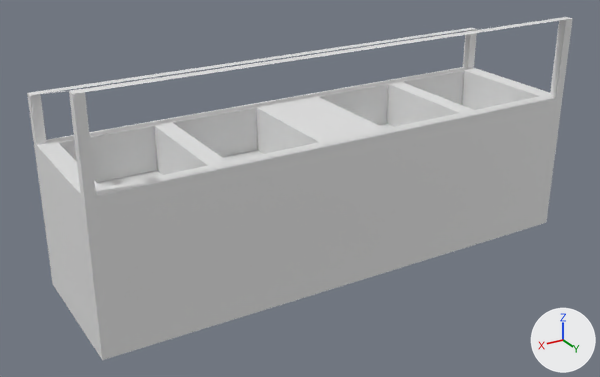
Two versions of the FBX model Assets/Old Assets/Models/CafeteriaServiceStation.fbx, one commit apart.
The view is the same before and after, from a 50 mm camera at (8.07, 13.96, 2.75) aimed at (5.41, 9.53, 0.53). The lights are fixed; the arrows at lower right show +X, +Y and +Z. The picture after the commit comes second.
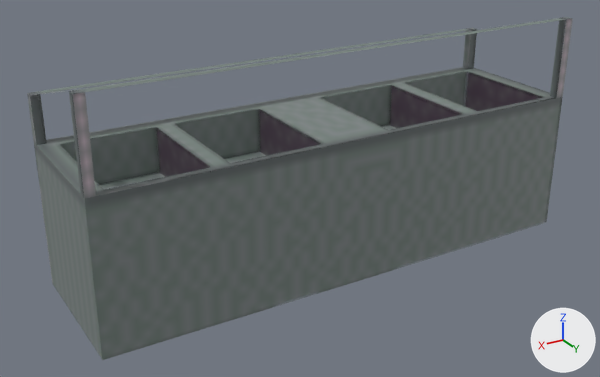
Where the newer file only moved an object's origin or applied its transform, the numbers keep the older frame.

Location of each change, [x1, y1, x2, y2] in pixels of the pictures (600 x 377 px; the box of a moved part takes in the faces that stretch with it):
part 1 of me_cube_163, moved or reshaped
    both: [37, 67, 555, 196]
part 2 of me_cube_163, recoloured (white to grey)
    both: [27, 17, 573, 360]

The change, as a list of edits to the scene's bpy script:
```text
Add img_cafeteriaselfservetex_png:
    img_cafeteriaselfservetex_png = load_image('CafeteriaSelfServeTex.png', 'CafeteriaSelfServeTex.png', 64, 64, 'sRGB')
Add mat_material_007:
    mat_material_007 = principled_material('Material.007')
    mat_material_007.texture = img_cafeteriaselfservetex_png  # with its transparency
Change me_cube_163:
    used by ob_cube_167; location = (3.5, 10.0, 0.0)
    remove me_cube_163.from_pydata(...)  # 68 vertices, 58 faces; spans x 0.0..3.5, y -1.0..0.0, z 0.0..1.56
    add me_cube_163.from_pydata(...)  # 68 vertices, 53 faces; spans x 0.0..3.5, y -1.0..0.0, z 0.0..1.56
    me_cube_163 part 1
    5 faces are deleted
    32 vertices in x 0.12..3.38, y -0.91..-0.09, z 0.69..1.0 move by (0.0, 0.03, 0.0)
    me_cube_163 part 2: 53 faces spanning x 0.0..3.5, y -1.0..0.0, z 0.0..1.56 switch from no material to mat_material_007 (picture img_cafeteriaselfservetex_png)
```
